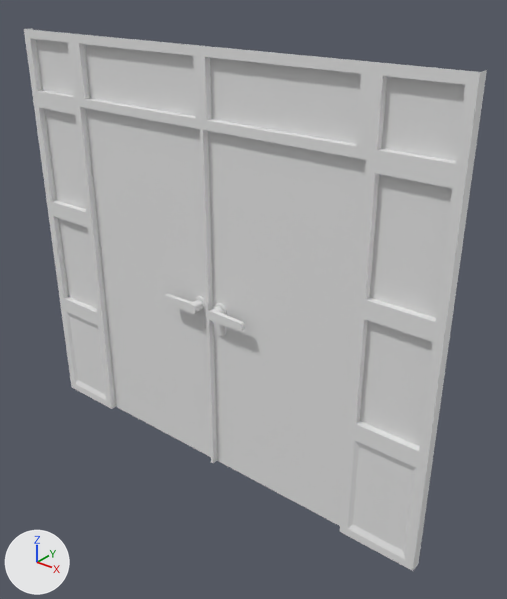
The FBX model Assets/Models/Floris/FakeDoorWide.fbx: old version first, new version second.
Camera for both pictures: a camera (50 mm lens) standing at (2.43, -2.62, 2.87) and looking at (0.23, 0.14, 1.17). The axes (+X, +Y, +Z) are drawn at lower left. The lights are the same throughout. Where no turn or scale is listed for an object, it has been applied to the vertices.
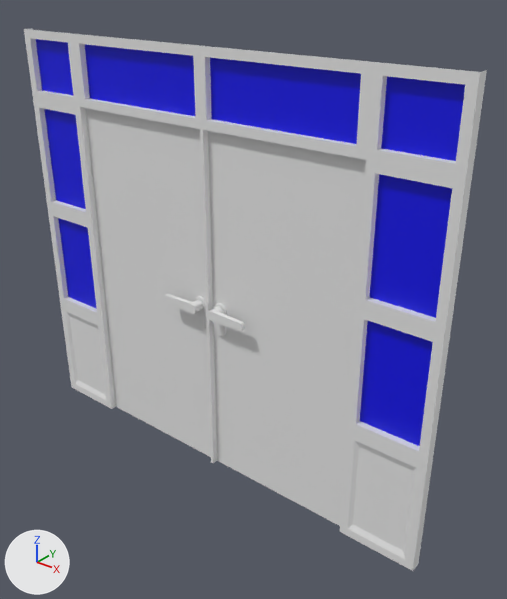
Commit message: Open door and fake door added with material for glass

Location of each change, [x1, y1, x2, y2] in pixels of the pictures (507 x 599 px):
```json
{"part": 1, "of": "me_cube_054", "change": "recoloured", "before": [36, 39, 86, 209], "after": [36, 39, 86, 209], "on screen": "white to blue"}
{"part": 2, "of": "me_cube_054", "change": "recoloured", "before": [85, 44, 361, 144], "after": [85, 44, 361, 144], "on screen": "white to blue"}
{"part": 3, "of": "me_cube_054", "change": "recoloured", "before": [370, 76, 465, 318], "after": [370, 76, 465, 318], "on screen": "white to blue"}
{"part": 4, "of": "me_cube_054", "change": "recoloured", "before": [58, 218, 97, 309], "after": [58, 218, 97, 309], "on screen": "white to blue"}
{"part": 5, "of": "me_cube_054", "change": "recoloured", "before": [360, 321, 433, 446], "after": [360, 321, 433, 446], "on screen": "white to blue"}
```

The change, as JSON lines over the scene's bpy script:
```json
{"op": "add", "block": "mat_window", "code": ["mat_window = principled_material('Window')", "mat_window.base_color = (0.0, 0.0, 0.8)  # blue #0000e7"]}
{"op": "add", "block": "mat_overig", "code": ["mat_overig = principled_material('Overig')", "mat_overig.base_color = (0.8, 0.8, 0.8)  # white #e7e7e7"]}
{"block": "me_cube_054", "where": "me_cube_054.from_pydata(...)  # 234 vertices, 193 faces; spans x -1.4..1.4, y -0.05..0.06, z 0.0..2.5"}
{"block": "me_cube_054", "where": "# used by ob_cube_053; location = (0.0, 0.0, 0.0)"}
{"block": "me_cube_054", "change": "me_cube_054 part 1: all 2 faces centred in x -1.18, y 0.04, z 1.75..2.3 switch from no material to mat_window (blue #0000e7)"}
{"block": "me_cube_054", "change": "me_cube_054 part 2: all 2 faces centred in x -0.47..0.47, y 0.04, z 2.3 switch from no material to mat_window (blue #0000e7)"}
{"block": "me_cube_054", "change": "me_cube_054 part 3: all 2 faces centred in x 1.18, y 0.04, z 1.75..2.3 switch from no material to mat_window (blue #0000e7)"}
{"block": "me_cube_054", "change": "me_cube_054 part 4: the 1 face centred in x -1.18, y 0.04, z 1.05 switches from no material to mat_window (blue #0000e7)"}
{"block": "me_cube_054", "change": "me_cube_054 part 5: the 1 face centred in x 1.18, y 0.04, z 1.05 switches from no material to mat_window (blue #0000e7)"}
{"op": "add", "block": "me_cube_054", "code": "me_cube_054.materials.append(mat_overig)  # white #e7e7e7"}
```
